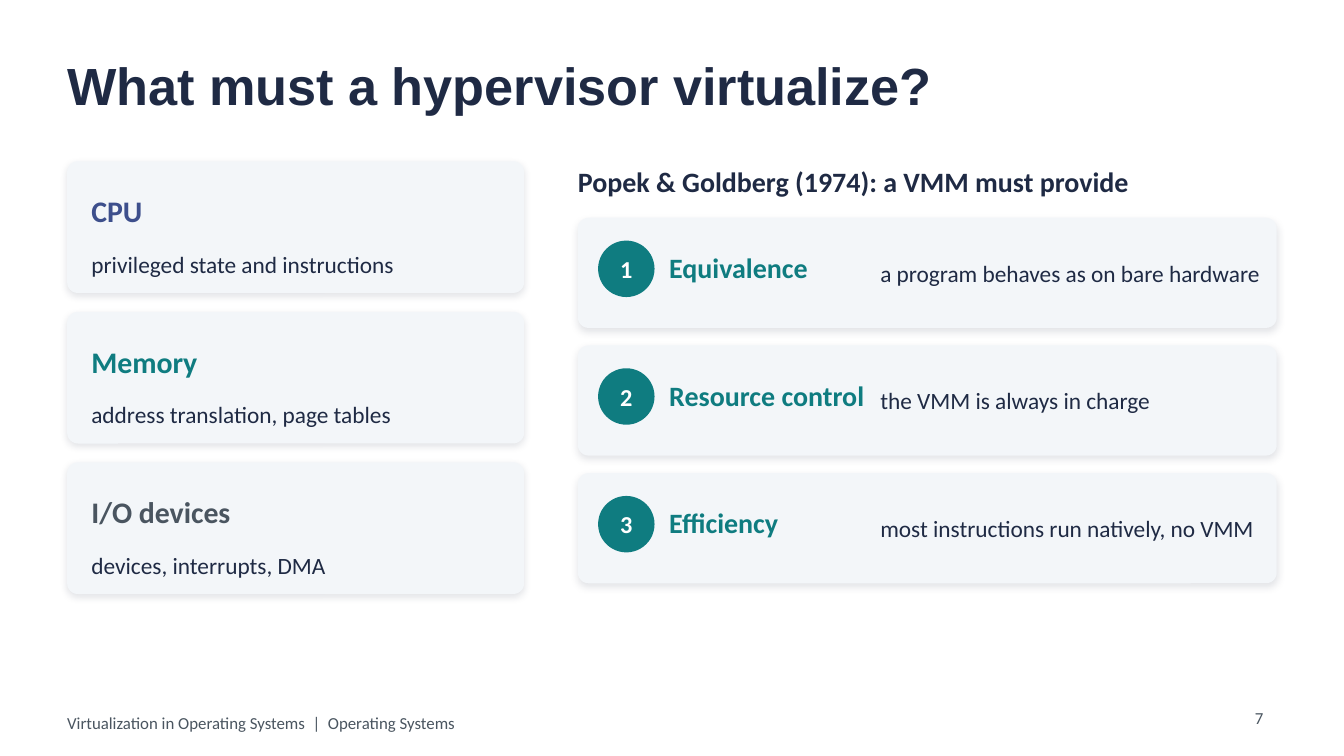
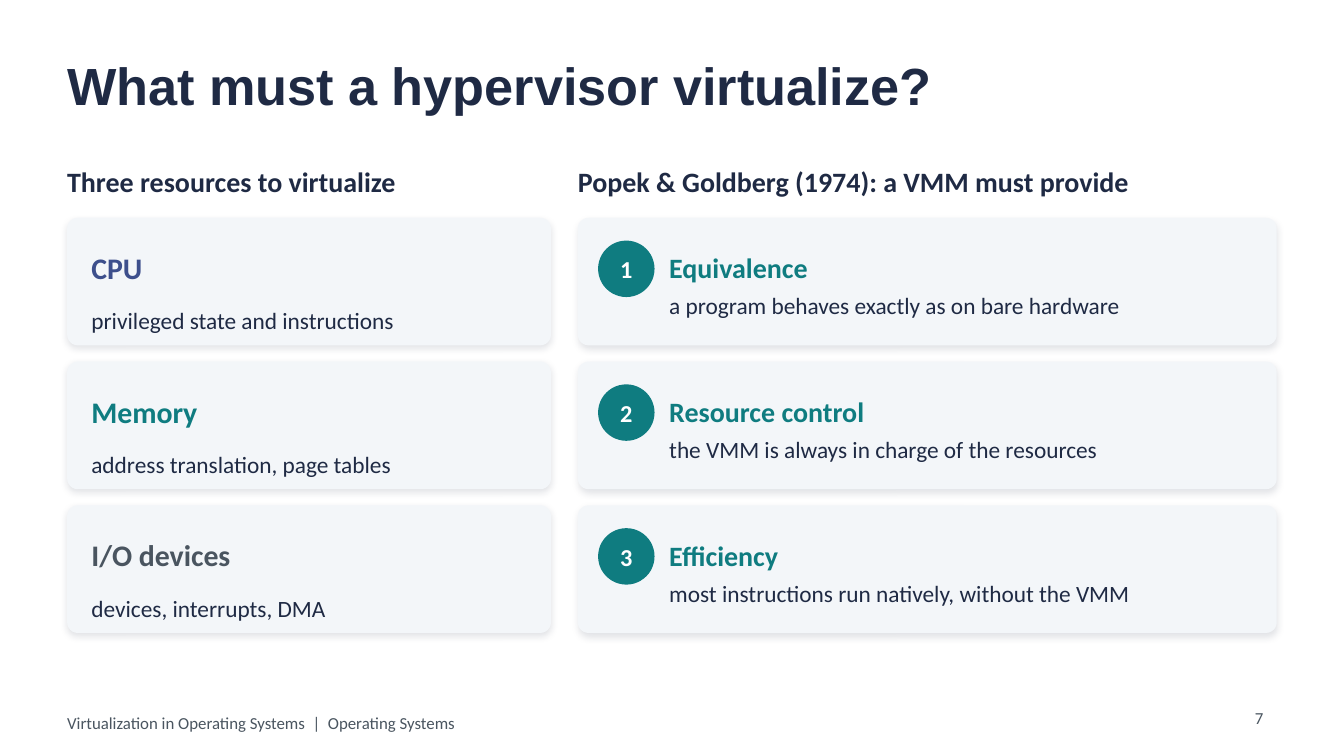
Before and after one commit to aliyassine22/OS-Virtualization, a slide deck: slide 7 of presentation/powerpoint/Virtualization_in_OS.pptx. Drawn at 1344x756 pixels with LibreOffice and Linux fonts; fonts in the diff are those of the drawing. Boxes give left, top, right and bottom in pixels: in the first picture for what was removed or moved away, otherwise in the second. Text is boxed around its words. In the diff, an @@ line names an element or a change of style, - is before the commit and + after.

```diff
--- a/presentation/powerpoint/Virtualization_in_OS.pptx
+++ b/presentation/powerpoint/Virtualization_in_OS.pptx
@@ text added at <box>67,172,396,193</box>, 15 pt, text #1F2A44, bold @@
+Three resources to virtualize
@@ proportions changed in 6 elements at <box>578,218,1277,345</box>, <box>578,362,1277,489</box>, <box>578,505,1277,633</box>, <box>67,505,551,633</box>, <box>67,362,551,489</box>, <box>67,218,551,345</box> @@
@@ rounded rectangle: place and size @@
-rounded rectangle at <box>67,161,524,293</box>
+rounded rectangle at <box>67,218,551,345</box>
@@ text "CPU": place and size @@
-text "CPU" at <box>91,202,142,222</box>
+text "CPU" at <box>91,259,142,279</box>
@@ rounded rectangle: place and size @@
-rounded rectangle at <box>578,218,1277,328</box>
+rounded rectangle at <box>578,218,1277,345</box>
@@ text at <box>669,297,1119,318</box>: text changed @@
-a program behaves as on bare hardware
+a program behaves exactly as on bare hardware
@@ text "privileged state and instructions": place and size @@
-text "privileged state and instructions" at <box>91,256,393,277</box>
+text "privileged state and instructions" at <box>91,312,393,333</box>
@@ rounded rectangle: place and size @@
-rounded rectangle at <box>67,312,524,444</box>
+rounded rectangle at <box>67,362,551,489</box>
@@ text "Memory": place and size @@
-text "Memory" at <box>91,353,197,378</box>
+text "Memory" at <box>91,403,197,428</box>
@@ rounded rectangle: place and size @@
-rounded rectangle at <box>578,345,1277,456</box>
+rounded rectangle at <box>578,362,1277,489</box>
@@ 2 texts, 1 ellipse: place and size @@
-2 texts, 1 ellipse at <box>598,368,865,425</box>
+2 texts, 1 ellipse at <box>598,384,865,441</box>
@@ text at <box>669,441,1096,462</box>: text changed @@
-the VMM is always in charge
+the VMM is always in charge of the resources
@@ text "address translation, page tables": place and size @@
-text "address translation, page tables" at <box>91,406,391,427</box>
+text "address translation, page tables" at <box>91,456,391,477</box>
@@ rounded rectangle: place and size @@
-rounded rectangle at <box>67,462,524,594</box>
+rounded rectangle at <box>67,505,551,633</box>
@@ rounded rectangle: place and size @@
-rounded rectangle at <box>578,473,1277,583</box>
+rounded rectangle at <box>578,505,1277,633</box>
@@ text "I/O devices": place and size @@
-text "I/O devices" at <box>91,502,230,525</box>
+text "I/O devices" at <box>91,545,230,568</box>
@@ 2 texts, 1 ellipse: place and size @@
-2 texts, 1 ellipse at <box>598,496,778,552</box>
+2 texts, 1 ellipse at <box>598,528,778,585</box>
@@ text "devices, interrupts, DMA": place and size @@
-text "devices, interrupts, DMA" at <box>91,557,326,578</box>
+text "devices, interrupts, DMA" at <box>91,600,326,621</box>
@@ vertical alignment middle to top in 3 elements at <box>669,297,1119,318</box>, <box>669,441,1096,462</box>, <box>669,585,1129,606</box> @@
@@ text at <box>669,585,1129,606</box>: text changed @@
-most instructions run natively, no VMM
+most instructions run natively, without the VMM
```
Also in this commit, not shown: 13 other slides changed, 2 slides added, 16 other files.
